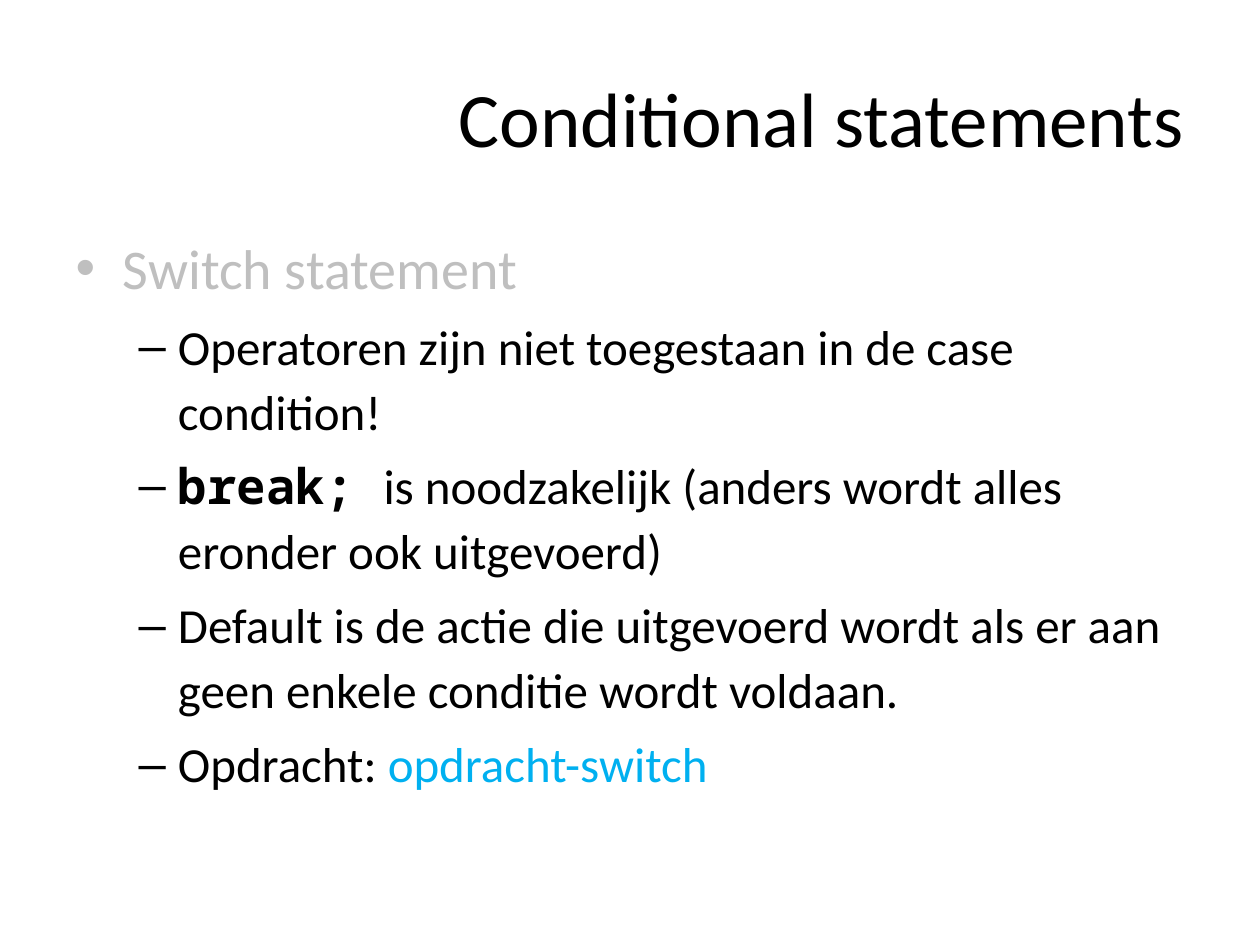
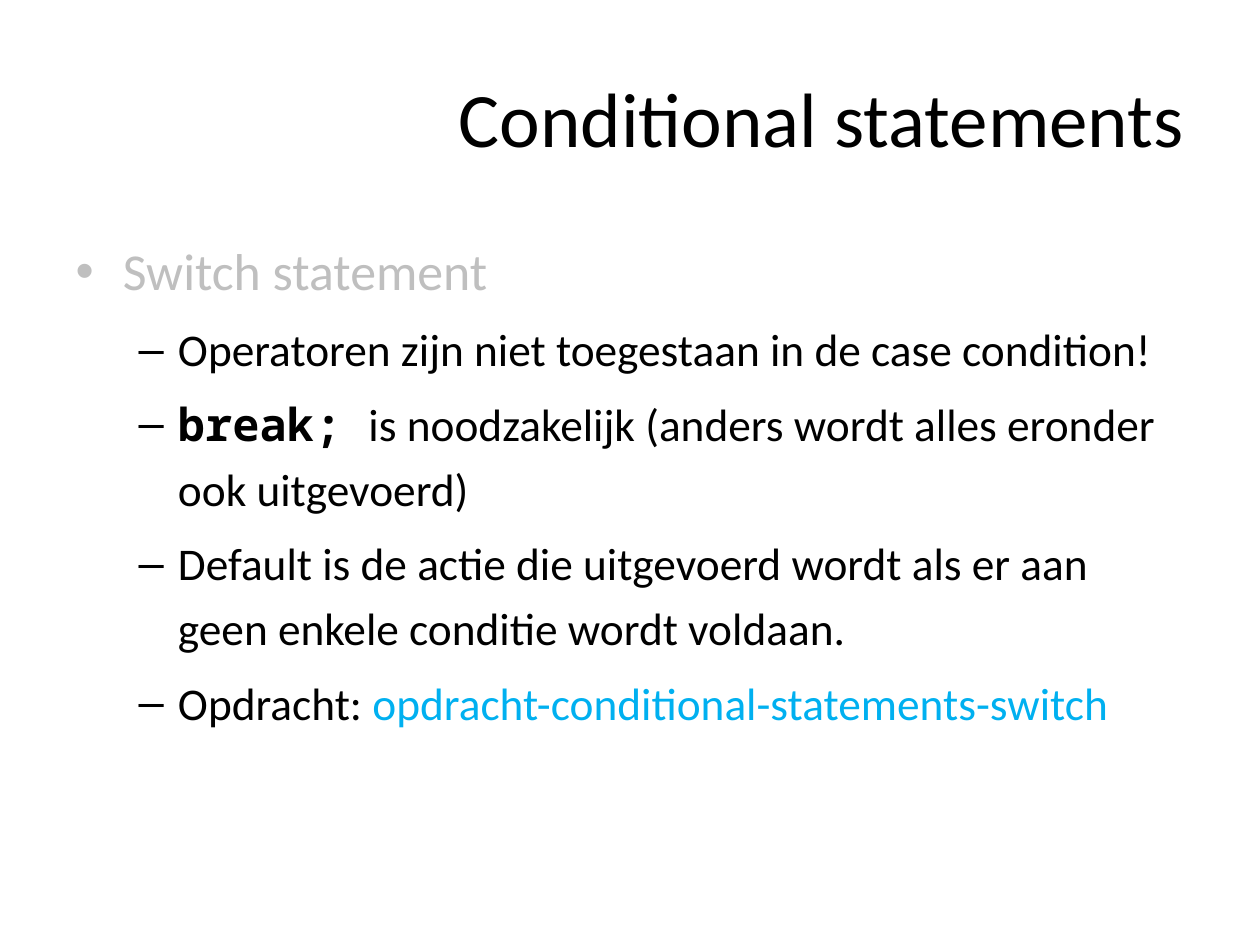
Before and after one commit to ajkea/web-backend-1, a slide deck: slide 53 of public/cursus/web-backend-cursus.pptx. Drawn at 1260x945 pixels with LibreOffice and Linux fonts; fonts in the diff are those of the drawing. Boxes give left, top, right and bottom in pixels: in the first picture for what was removed or moved away, otherwise in the second. Text is boxed around its words. In the diff, an @@ line names an element or a change of style, - is before the commit and + after.

Commit message:
change slides looping statements

```diff
--- a/public/cursus/web-backend-cursus.pptx
+++ b/public/cursus/web-backend-cursus.pptx
@@ text at (x1=123, y1=254, x2=1154, y2=653): size 32 to 29.6 pt in "Switch statement"; size 28 to 25.9 pt in "Operatoren zijn niet toegestaan in de case ...", "break; is noodzakelijk (anders wordt alles eronder ...", "Default is de actie die uitgevoerd wordt ..."; line spacing 1.1 to 1.2 @@
@@ text at (x1=178, y1=688, x2=1107, y2=728): text changed; size 28 to 25.9 pt @@
-  – Opdracht: opdracht-switch
+  – Opdracht: opdracht-conditional-statements-switch
```
Also in this commit, not shown: 6 other slides changed, 1 other file.
